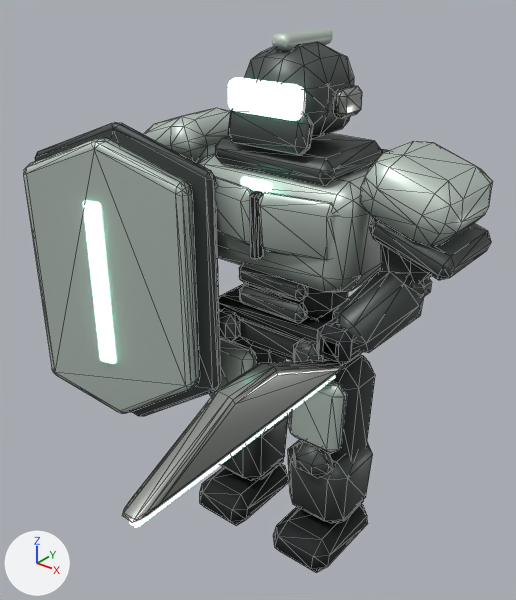
Before and after pictures for a commit that changed the glTF model github-io/public/models/vanguard.glb.
Rendered twice from a 50 mm lens placed at (1.58, -2.22, 2.46), pointed at (0.0, -0.24, 1.23). The lights are fixed; the arrows at lower left show +X, +Y and +Z. The older version comes first. Mesh edges are drawn as thin lines on the coarser meshes. Where no turn or scale is listed for an object, it has been applied to the vertices.

The first picture shows 'Armor.001', 'Boot.002', 'Boot.003', 'Chest.001', 'Gear.001', 'Helmet.001', 'Leg_suit.002', 'Leg_suit.003', 'Lights.001', 'Shin.002', 'Shin.003', 'Steel.001', 'Suit.001', 'Thigh_plate.001' and 3 more.
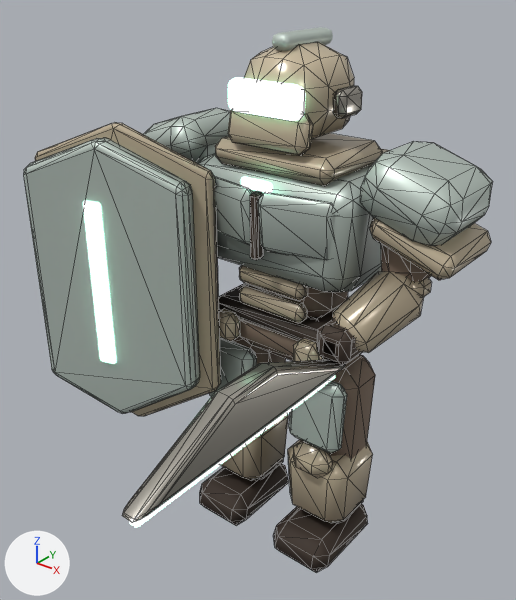
Boxes [x1, y1, x2, y2] around the edits, measured in the pictures (516 x 600 px):
'Armor.001', recoloured (grey to brown): [35, 110, 491, 416] in both
'Helmet.001', recoloured (grey to beige): [244, 42, 354, 139] in both
'Shin.003', recoloured (grey to brown): [288, 440, 373, 523] in both
'Suit.001', surface changed: [240, 244, 431, 361] in both
'Leg_suit.003', surface changed: [330, 354, 375, 459] in both
'Shin.002', recoloured (lighter): [221, 414, 288, 480] in both
'Leg_suit.002', surface changed: [233, 336, 286, 365] in both

The change, as a list of edits to the scene's bpy script:
```text
Change mat_suit_001:
    where n2 = _N.new('ShaderNodeMix'); n2.name = 'Mix'
    n2.inputs[7].default_value: (0.0343, 0.0423, 0.0423, 1.0) -> (0.254, 0.181, 0.133, 1.0)  # 'B', dark grey #343a3a -> 'B', brown #8a7666
Add mat_armor:
    mat_armor = bpy.data.materials.new('Armor')
    # nodes: BsdfPrincipled, Mix, OutputMaterial, VertexColor
    # colours: beige #d6c6aa, mixed with the vertex colours
Change me_armor_001:
    where me_armor_001.from_pydata(...)  # 348 vertices, 640 faces; spans x -1.0..0.75, y -0.51..0.25, z 0.49..1.96
    remove me_armor_001.materials.append(mat_armor_001)
    add me_armor_001.materials.append(mat_armor)
Change me_helmet_001:
    where me_helmet_001.from_pydata(...)  # 56 vertices, 108 faces; spans x -0.181..0.181, y -0.202..0.202, z 1.83..2.17
    remove me_helmet_001.materials.append(mat_armor_001)
    add me_helmet_001.materials.append(mat_armor)
Change me_shin_002:
    where me_shin_002.from_pydata(...)  # 48 vertices, 88 faces; spans x -0.157..0.157, y -0.225..0.143, z -0.78..-0.355
    remove me_shin_002.materials.append(mat_armor_001)
    add me_shin_002.materials.append(mat_armor)
Change me_shin_003:
    where me_shin_003.from_pydata(...)  # 48 vertices, 88 faces; spans x -0.157..0.157, y -0.225..0.143, z -0.78..-0.355
    remove me_shin_003.materials.append(mat_armor_001)
    add me_shin_003.materials.append(mat_armor)
```
